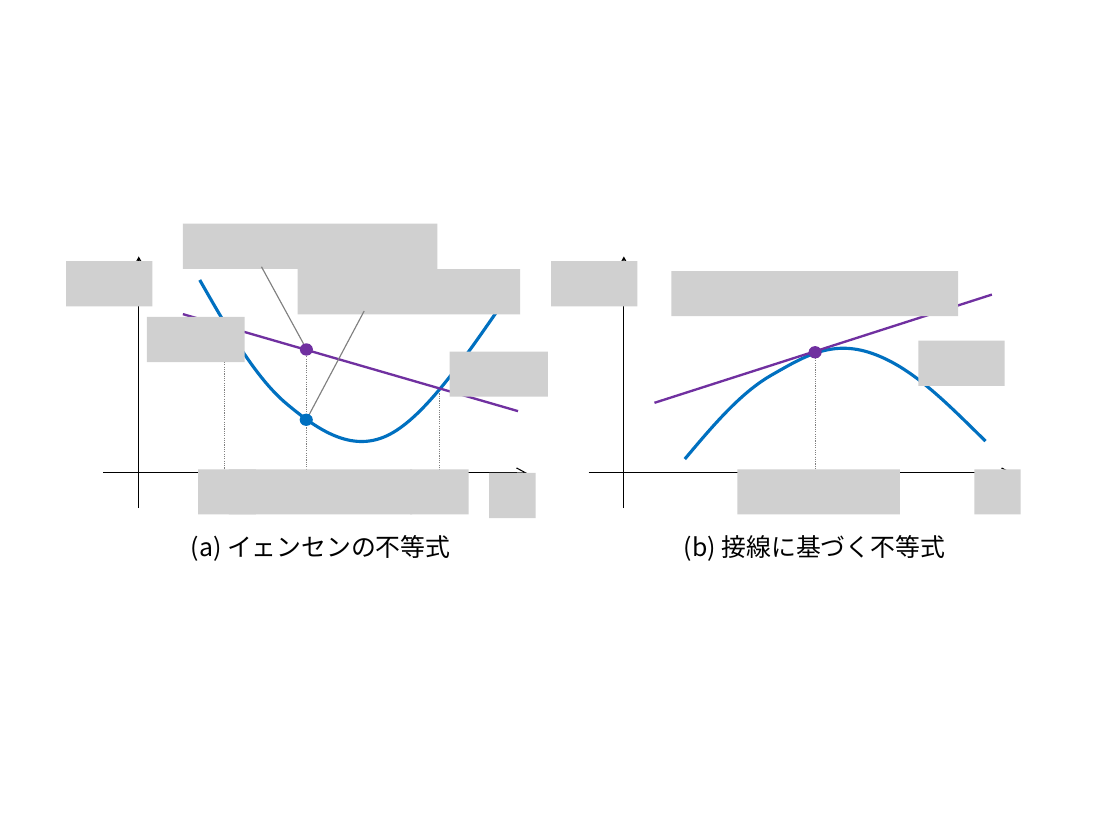
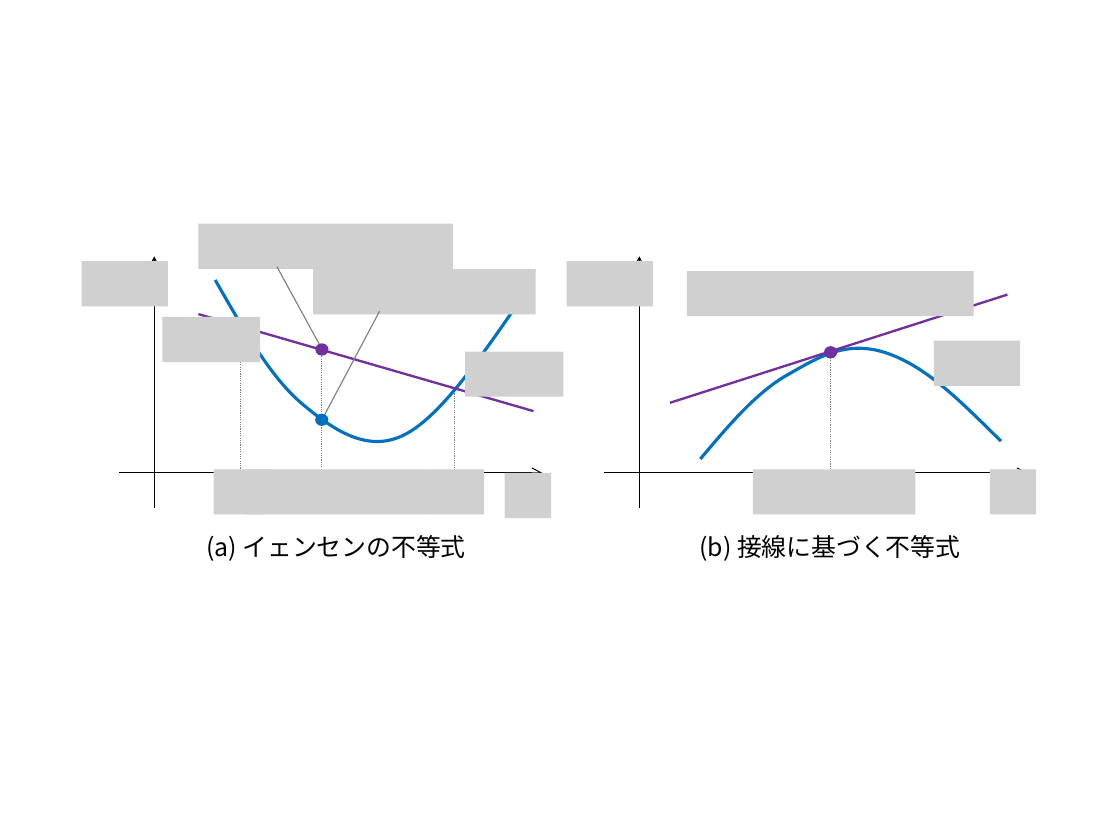
Before and after one commit to kazuyoshii/MLP, a slide deck: slide 3 of sections/optimization/figure-optimization.pptx. Drawn at 1120x840 pixels with LibreOffice and Linux fonts; fonts in the diff are those of the drawing; grey boxes stand for pictures. Boxes give left, top, right and bottom in pixels: in the first picture for what was removed or moved away, otherwise in the second. Text is boxed around its words. In the diff, an @@ line names an element or a change of style, - is before the commit and + after.

```diff
--- a/sections/optimization/figure-optimization.pptx
+++ b/sections/optimization/figure-optimization.pptx
@@ 14 pictures, 8 lines, 4 arrows, 3 ellipses, 2 texts, 2 freeform shapes: place and size @@
-14 pictures, 8 lines, 4 arrows, 3 ellipses, 2 texts, 2 freeform shapes at bbox=[66, 224, 1020, 561]
+14 pictures, 8 lines, 4 arrows, 3 ellipses, 2 texts, 2 freeform shapes at bbox=[82, 224, 1036, 561]
```
Also in this commit, not shown: 2 other slides changed, 7 slides added, 2 slides removed, 23 other files.
